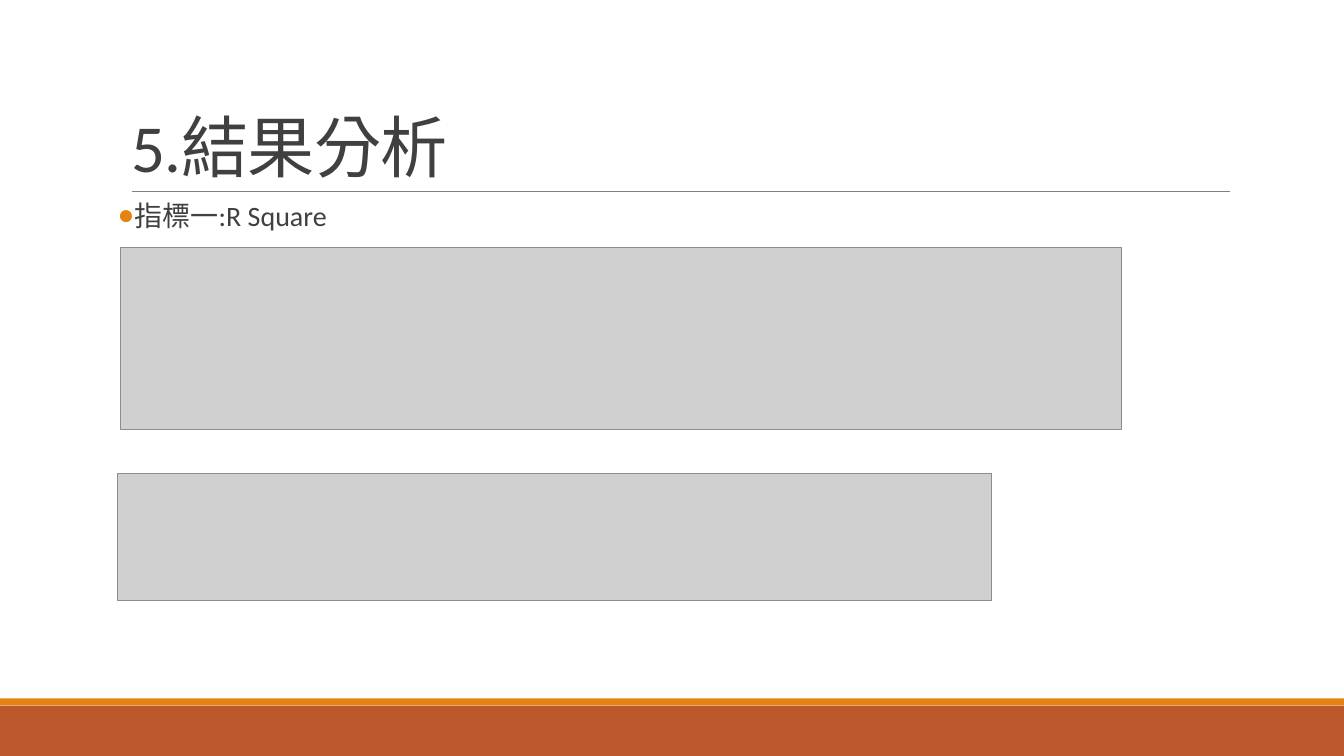
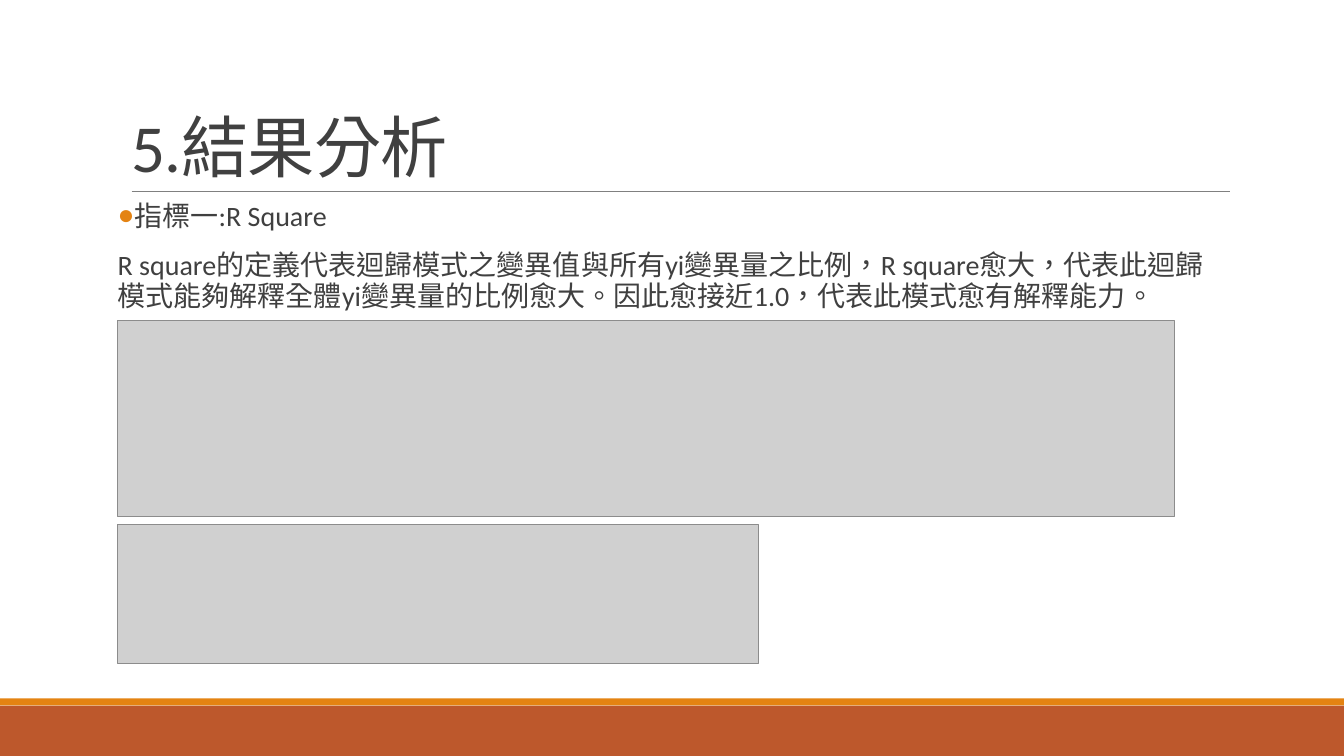
Before and after one commit to John19970629/LSTM, a slide deck: slide 8 of LSTM報告.pptx. Drawn at 1344x756 pixels with LibreOffice and Linux fonts; fonts in the diff are those of the drawing; grey boxes stand for pictures. Boxes give left, top, right and bottom in pixels: in the first picture for what was removed or moved away, otherwise in the second. Text is boxed around its words. In the diff, an @@ line names an element or a change of style, - is before the commit and + after.

```diff
--- a/LSTM報告.pptx
+++ b/LSTM報告.pptx
@@ text at box(118, 252, 1204, 311): paragraph added @@
+R square的定義代表迴歸模式之變異值與所有yi變異量之比例，R square愈大，代表此迴歸模式能夠解釋全體yi變異量的比例愈大。因此愈接近1.0，代表此模式愈有解釋能力。
@@ picture removed at box(121, 248, 1122, 430) @@
@@ picture added at box(118, 321, 1175, 516) @@
@@ picture removed at box(118, 473, 992, 601) @@
@@ picture added at box(118, 524, 758, 663) @@
```
Also in this commit, not shown: 8 other slides changed, 2 other files.
